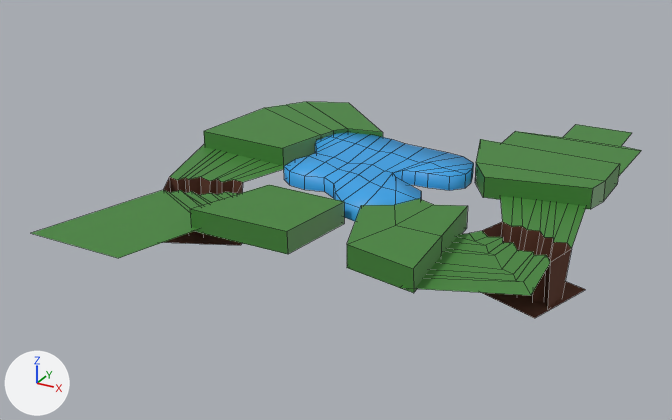
Before and after pictures for a commit that changed the FBX model Assets/Art/Models/Scenario/ChaoPrimaveraBlocagem.fbx.
Camera for both pictures: a camera (50 mm lens) standing at (161.0, -312.0, 141.0) and looking at (-8.0, -5.0, -12.0). Arrows for +X, +Y and +Z are at lower left; the lights stay in place. The older version comes first. Mesh edges are drawn as thin lines. Where no turn or scale is listed for an object, it has been applied to the vertices.

The older version as bpy lines, for what is in view:
```python
me_cube_001 = bpy.data.meshes.new('Cube.001')
me_cube_001.from_pydata(...)  # 304 vertices, 221 faces; spans x -81.0..98.0, y -101.0..115.0, z -20.0..8.0
# faces by material slot: [42, 99, 80]
me_cube_001.materials.append(mat_marrom)  # brown #5c3423
me_cube_001.materials.append(mat_chaoverde)  # green #438638
me_cube_001.materials.append(mat_azul)  # blue #35a2e7
ob_chao = bpy.data.objects.new('Chao', me_cube_001)
ob_chao.location = (0.0, 0.0, 0.0)
```
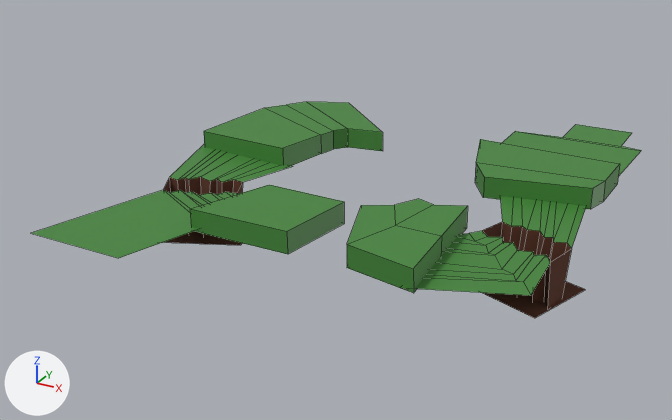
Changed parts and their boxes [x1, y1, x2, y2] in the pictures (672 x 420 px):
part 1 of me_cube_001, deleted (blue): before [284, 132, 474, 221]

The edits, one by one:
me_cube_001 is used by ob_chao; location (0.0, 0.0, 0.0).
me_cube_001 had 304 vertices, 221 faces and spanned x -81.0..98.0, y -101.0..115.0, z -20.0..8.0.
me_cube_001 now has 206 vertices, 141 faces and spans x -81.0..98.0, y -101.0..115.0, z -20.0..8.0.
me_cube_001 part 1: the loose piece of 98 vertices spanning x -32.0..41.0, y -37.0..39.0, z 0.0..7.0 is deleted.
me_cube_001 no longer uses material mat_azul (blue #35a2e7).
